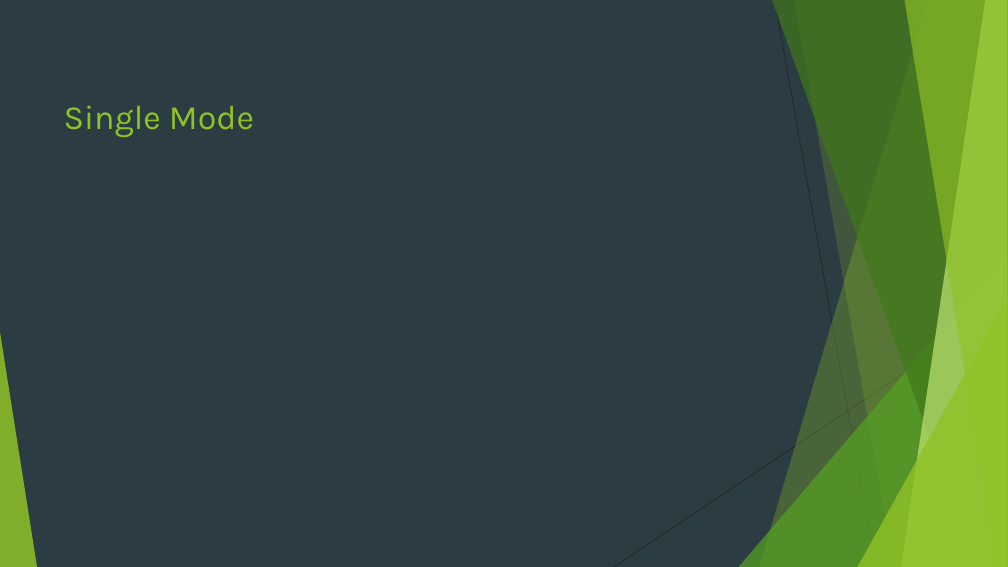
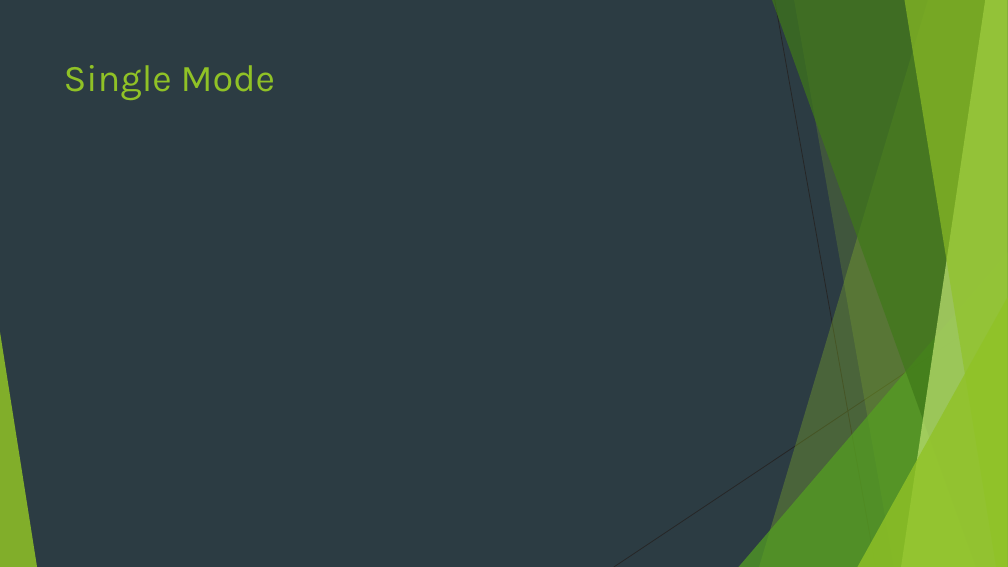
Before and after one commit to StefanSchuck/JohnTheRipperVortrag, a slide deck: slide 10 of Vortrag.pptx (slide 9 before the commit). Drawn at 1008x567 pixels with LibreOffice and Linux fonts; fonts in the diff are those of the drawing. Boxes give left, top, right and bottom in pixels: in the first picture for what was removed or moved away, otherwise in the second. Text is boxed around its words. In the diff, an @@ line names an element or a change of style, - is before the commit and + after.

```diff
--- a/Vortrag.pptx
+++ b/Vortrag.pptx
@@ title "Single Mode" at bbox=[64, 65, 275, 100]: size 32.4 to 36 pt @@
```
Also in this commit, not shown: 8 other slides changed, 3 slides added, 5 slides removed, 1 other file.
